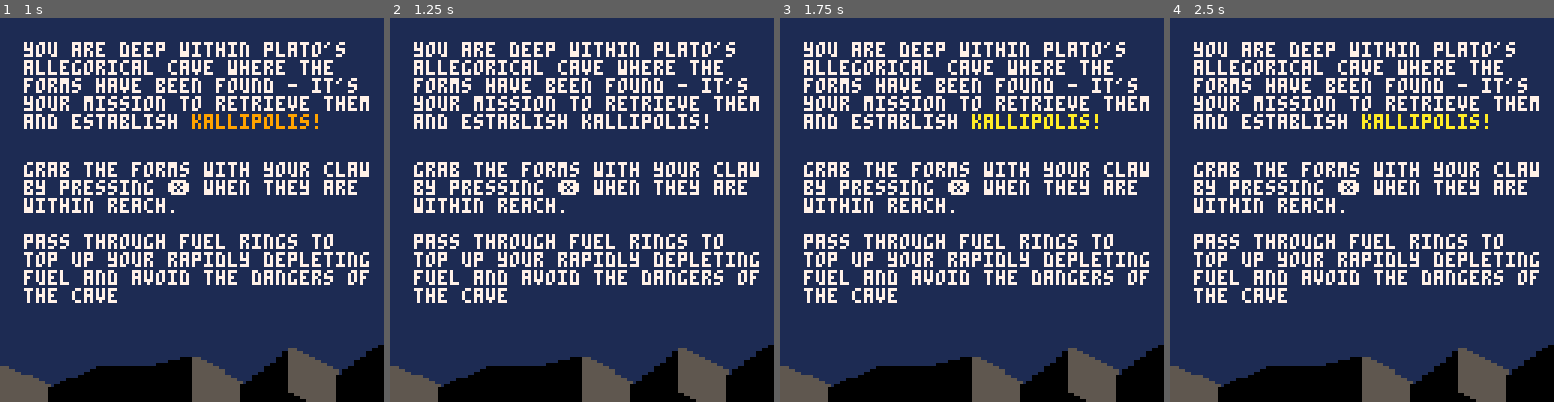
Above: before the commit, frames 1-4 (left to right).
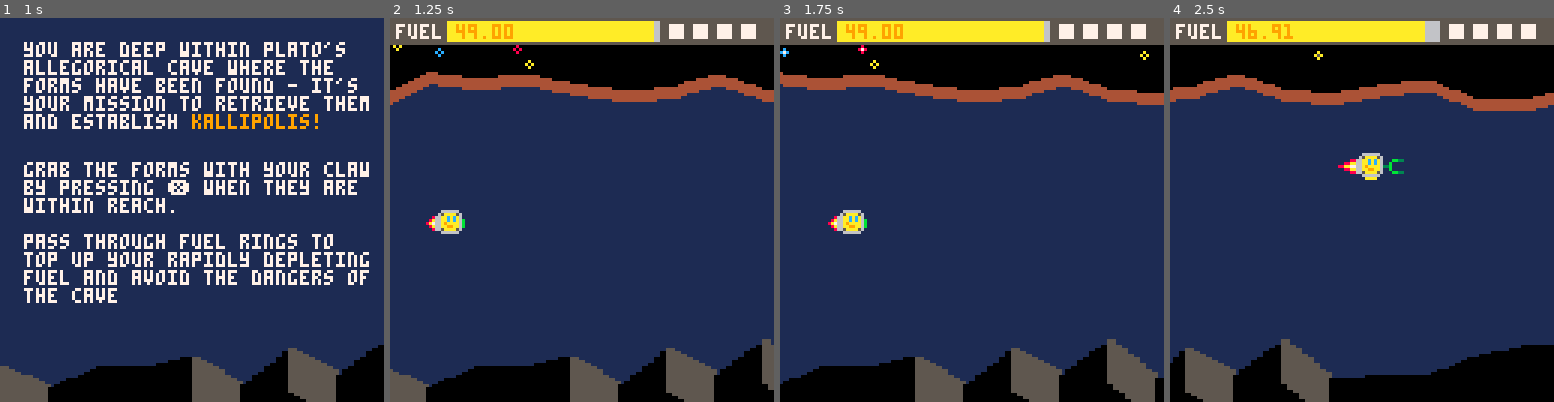
Above: after the commit, the same moments.

Repository: broquaint/pico8-carts
Game: PICO-8 cartridge mixedallegories.p8
Same seed, same stepped clock (60 frames per second), same inputs: the game is played once before the commit and once after it.
Inputs:
- Up to frame 1 (1 s): tap X (X key) at 0.33 s; tap O (Z key) at 0.7 s
- Up to frame 2 (1.25 s): tap X (X key) at 1.07 s
- Up to frame 3 (1.75 s): hold Right from 1.6 s (still down); tap O (Z key) at 1.7 s
- Up to frame 4 (2.5 s): tap X (X key) at 1.85 s; release Right at 2.1 s; tap O (Z key) at 2.1 s; hold Up 2.15-2.42 s; hold Right from 2.47 s (still down)

Frame 1 is identical in both runs. In frame 2, 34% of the frame differs, in the area x 0-100%, y 0-100%; in frame 3, 40%; in frame 4, 40%.

Commit message:
Add game over state
Rudimentary in message it is effective.

Diff:
--- a/mixedallegories.p8
+++ b/mixedallegories.p8
@@ -26,7 +26,6 @@
    animate_obj({}, f)
 end
 
-anims={}
 function animate_obj(obj, animation)
    obj.co = cocreate(function()
          obj.animating = true
@@ -63,7 +62,22 @@
 game_state_gaming     = 'gaming'
 game_state_splaining  = 'exposition'
 game_state_level_done = 'lvldone'
+game_state_level_fail = 'lvlfail'
 game_state_complete   = 'complete'
+
+function in_state(...)
+   for v in all({...}) do
+      if v == current_state then
+         return true
+      end
+   end
+   return false
+end
+
+function set_state(s)
+   last_transition = frame_count
+   current_state = s
+end
 
 function start_escape()
    current_state = game_state_menu
@@ -80,11 +94,20 @@
    player_crashing = false
 
    frame_count = 0
+   last_transition = 0
 
    started_at = 0
    finished_at = 0
 
    set_collided()
+
+   ring_streak     = 0
+   collected_rings = 0
+   collected_seeds = 0
+   collected_forms = {}
+   collecting_form = false
+
+   claw = make_obj({length=0,anim_at=18,extending=false,extended=false})
 end
 
 o_stalactite = 'stalactite'
@@ -262,7 +285,18 @@
    end
 end
 
+function init_globals()
+   anims={}
+   exit_stars={}
+   for i = 1,16 do
+      add(exit_stars, make_obj({x=randx(128), y=randx(128), idx=i,colour=black,trail={}}))
+   end
+   bobbing = make_obj({})
+end
+
 function _init()
+   camera()
+   init_globals()
    start_escape()
    generate_terrain()
 end
@@ -326,15 +360,11 @@
 end
 
 function consume_fuel(n)
+   if(current_state == game_state_level_done) return
    local next_f = player_fuel - n
    player_fuel = next_f >= 0 and next_f or 0
 end
 
-ring_streak     = 0
-collected_rings = 0
-collected_seeds = 0
-collected_forms = {}
-collecting_form = false
 function check_objects(x, y)
    local px0 = x + cam_x + 1
    local px1 = px0 + 6
@@ -463,7 +493,6 @@
    end
 end
 
-claw = make_obj({length=0,anim_at=18,extending=false,extended=false})
 function extend_claw()
    local function anim()
       for f=1,10 do
@@ -553,6 +582,8 @@
 function crash_judder()
    if(player_crashing) return
 
+   consume_fuel(4)
+   ring_streak = 0
    player_crashing = true
    player_speed_horiz = 0
    player_speed_vert = 0
@@ -576,12 +607,17 @@
    end
 
 function update_level()
+   if current_state != game_state_level_done and player_fuel == 0 and (player_crashing or collided.t) then
+      set_state(game_state_level_fail)
+      return
+   end
+
    if btnp(b_x) and not claw.extending and not player_crashing then
       extend_claw()
    end
 
    if current_state != game_state_level_done and (cam_x+player_x) > terrain.up[#terrain.up].x then
-      current_state = game_state_level_done
+      set_state(game_state_level_done)
       finished_at = t()
    end
 
@@ -590,17 +626,19 @@
    local next_s = cam_speed
 
    if not collecting_form and not player_crashing then
-      if btn(b_right) then
-         player_speed_horiz = min(g_max_speed, player_speed_horiz == 0 and 1 or player_speed_horiz + g_accel_fwd)
-         next_s = min(g_max_speed, max(0.2, cam_speed) * 1.1)
-      elseif btn(b_left) then
-         player_speed_horiz = max(-2.5, player_speed_horiz == 0 and -1 or player_speed_horiz - g_accel_back)
-         next_s = max(g_min_speed, cam_speed * 0.95)
-         if flr(cam_speed) > g_min_speed then
-            consume_fuel(max(0.05, cam_speed * 0.1))
+      if player_fuel > 0 then
+         if btn(b_right) then
+            player_speed_horiz = min(g_max_speed, player_speed_horiz == 0 and 1 or player_speed_horiz + g_accel_fwd)
+            next_s = min(g_max_speed, max(0.2, cam_speed) * 1.1)
+         elseif btn(b_left) then
+            player_speed_horiz = max(-2.5, player_speed_horiz == 0 and -1 or player_speed_horiz - g_accel_back)
+            next_s = max(g_min_speed, cam_speed * 0.95)
+            if flr(cam_speed) > g_min_speed then
+               consume_fuel(max(0.05, cam_speed * 0.1))
+            end
+         else
+            player_speed_horiz *= g_friction
          end
-      else
-         player_speed_horiz *= g_friction
       end
 
       if btn(b_up) then
@@ -646,9 +684,6 @@
       if frame_count % 30 == 0 then
          consume_fuel(max(1, cam_speed * 0.5))
       end
-   else
-      consume_fuel(4)
-      ring_streak = 0
    end
 
    for obj in all(objects) do
@@ -694,7 +729,6 @@
    r.x = -1
 end
 
-bobbing = make_obj({})
 function bob_ship()
    local orig_y = player_y
    local offset = 5
@@ -712,7 +746,6 @@
    end
 end
 
-last_transition = 0
 function _update()
    frame_count += 1
 
@@ -720,18 +753,22 @@
 
    if current_state == game_state_menu then
       if btnp(b_x) then
-         current_state = game_state_splaining
-         last_transition = frame_count
+         set_state(game_state_splaining)
          -- sfx?
       end
       if not bobbing.animating then
          animate_obj(bobbing, bob_ship)
       end
    elseif current_state == game_state_splaining then
-      if btnp(b_x) and frame_count - last_transition > 45 then
-         current_state = game_state_gaming
-         last_transition = frame_count
+      if btnp(b_x) and frame_count - last_transition > 15 then
+         set_state(game_state_gaming)
          started_at = t()
+      end
+   elseif current_state == game_state_level_fail then
+      if btnp(b_x) and frame_count - last_transition > 15 then
+         _init()
+         current_state = game_state_menu
+         -- sfx?
       end
    else
       update_level()
@@ -871,9 +908,8 @@
    print(msg, 8, 48, white)
 end
 
-exit_stars={}
-for i = 1,16 do
-   add(exit_stars, make_obj({x=randx(128), y=randx(128), idx=i,colour=black,trail={}}))
+function draw_fail()
+   print('game over', cam_x+32, 64, white)
 end
 
 function animate_star_twinkle(star)
@@ -882,6 +918,9 @@
    while current_state != game_state_menu do
       local rem = frame_count - start_frame
       star.colour = rem < 30 and black or rem < 45 and navy or rem < 70 and dim_grey or rem < 85 and silver or white
+      if rem > 100 then
+         star.colour = rem % 100 < 50 and yellow or white
+      end
       yield()
    end
 end
@@ -953,7 +992,7 @@
 end
 
 function draw_level()
-   if current_state == game_state_gaming then
+   if in_state(game_state_gaming, game_state_level_fail) then
       draw_terrain(terrain.up, function(t)
                       local from_y = t.y - 4
                       rectfill(t.x, from_y, t.x+2, t.y, brown)
@@ -1016,7 +1055,7 @@
       end
    end
 
-   if not player_crashing and (current_state == game_state_gaming or current_state == game_state_level_done) then
+   if not player_crashing and in_state(game_state_gaming, game_state_level_done) and player_fuel > 0 then
       -- "thruster" on ship
       line(px-1, player_y+2, px-1,player_y+6, silver)
 
@@ -1078,6 +1117,9 @@
       draw_exposition()
    else
       draw_ui()
+      if current_state == game_state_level_fail then
+         draw_fail()
+      end
    end
 end
 
